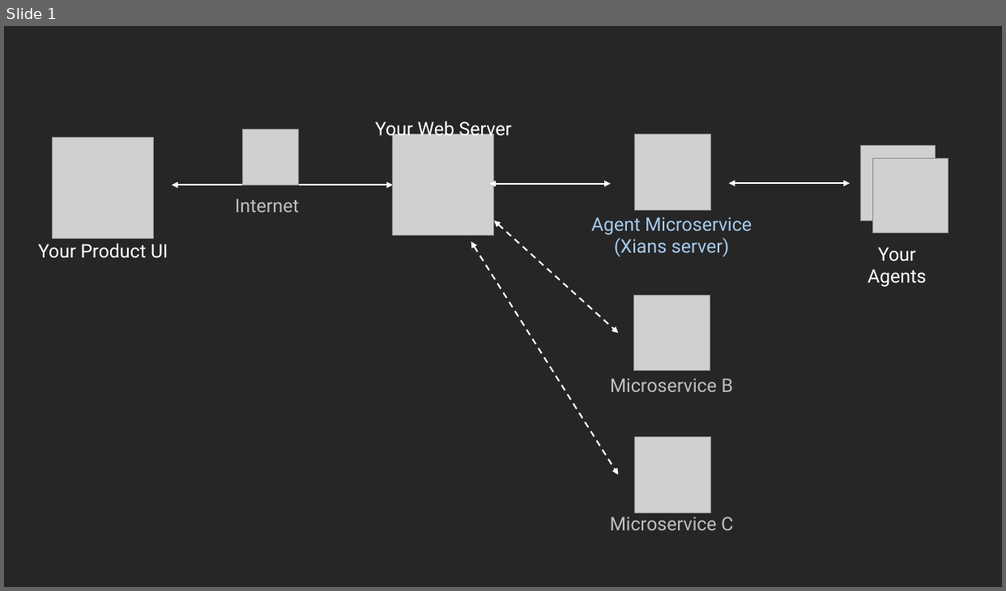
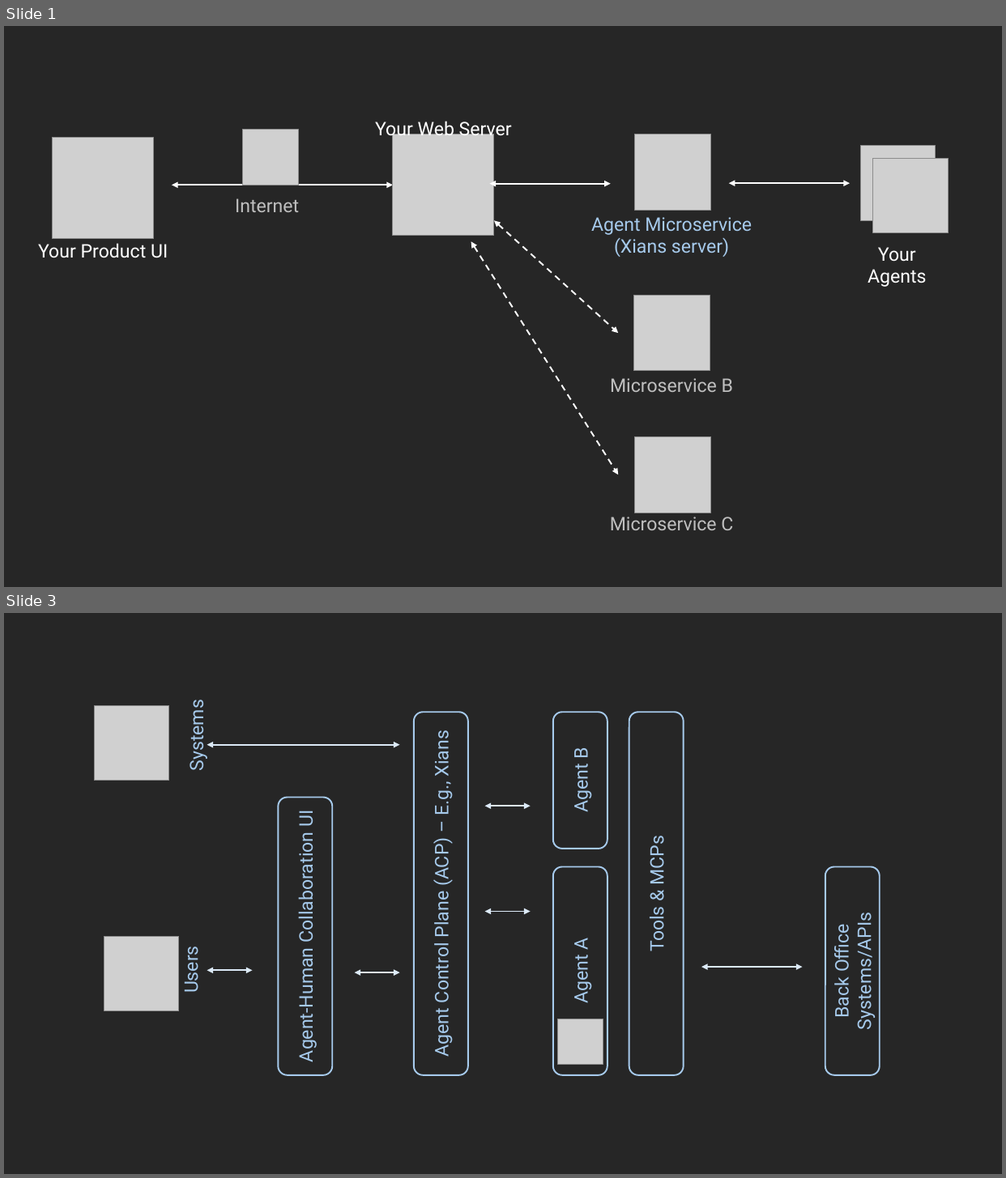
Before and after one commit to XiansAiPlatform/XiansAi.Docs, a slide deck: docs/assets/illustrations.pptx. Shown one above the other, each under a label of ours: slide 1 before the commit, slides 1 and 3 after it; the slides between them are not shown. The pictures are 1006x591 and 1006x1178 pixels, drawn with LibreOffice and Linux fonts; fonts in the diff are those of the drawing; grey boxes stand for pictures. Boxes give left, top, right and bottom in pixels: in the first picture for what was removed or moved away, otherwise in the second. Text is boxed around its words. In the diff, an @@ line names an element or a change of style, - is before the commit and + after.

Commit message:
Update documentation to reflect changes in the Agent Control Plane. Renamed sections for clarity, enhanced the introduction and features overview, and improved the architecture description. Added details on centralized governance, orchestration, and monitoring capabilities. Updated navigation links for better accessibility to key topics.

```diff
--- a/docs/assets/illustrations.pptx
+++ b/docs/assets/illustrations.pptx
@@ slide 3 added at bbox=[4, 613, 1002, 1174], background #262626 @@
@@ picture added at bbox=[94, 706, 168, 781] @@
@@ text added at bbox=[184, 706, 208, 770], 18 pt, text #A6CAEC @@
+Systems
@@ rounded rectangle added at bbox=[414, 712, 468, 1076], outline #A6CAEC 1.5 pt, 18 pt, text #A6CAEC @@
+Agent Control Plane (ACP) – E.g., Xians
@@ rounded rectangle added at bbox=[554, 712, 607, 849], outline #A6CAEC 1.5 pt, 18 pt, text #A6CAEC @@
+Agent B
@@ rounded rectangle added at bbox=[629, 712, 684, 1076], outline #A6CAEC 1.5 pt, 18 pt, text #A6CAEC @@
+Tools & MCPs
@@ double arrow added from (206, 745) to (400, 745), #DCEAF7 1.5 pt @@
@@ rounded rectangle added at bbox=[279, 797, 333, 1076], outline #A6CAEC 1.5 pt, 18 pt, text #A6CAEC @@
+Agent-Human Collaboration UI
@@ double arrow added from (484, 806) to (530, 806), #DCEAF7 1.5 pt @@
@@ rounded rectangle added at bbox=[554, 867, 607, 1076], outline #A6CAEC 1.5 pt, 18 pt, text #A6CAEC @@
+Agent A
@@ rounded rectangle added at bbox=[825, 867, 880, 1076], outline #A6CAEC 1.5 pt, 18 pt, text #A6CAEC @@
+Back Office Systems/APIs
@@ double arrow added from (484, 912) to (530, 912), #DCEAF7 1.5 pt @@
@@ picture added at bbox=[104, 936, 179, 1012] @@
@@ text added at bbox=[178, 950, 202, 993], 18 pt, text #A6CAEC @@
+Users
@@ double arrow added from (206, 971) to (253, 971), #DCEAF7 1.5 pt @@
@@ double arrow added from (355, 973) to (400, 973), #DCEAF7 1.5 pt @@
@@ double arrow added from (701, 967) to (803, 967), #DCEAF7 1.5 pt @@
@@ picture added at bbox=[558, 1020, 603, 1064] @@
```
Also in this commit, not shown: 1 slide changed, 10 other files.
